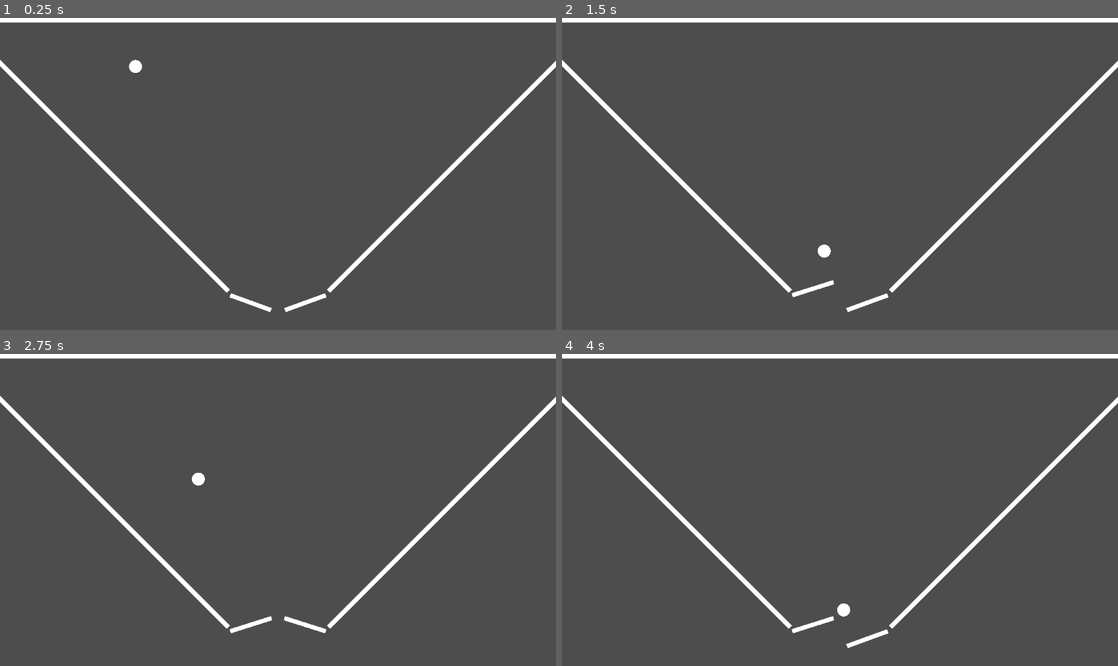
Above: before the commit, frames 1-4 (two rows, left to right).
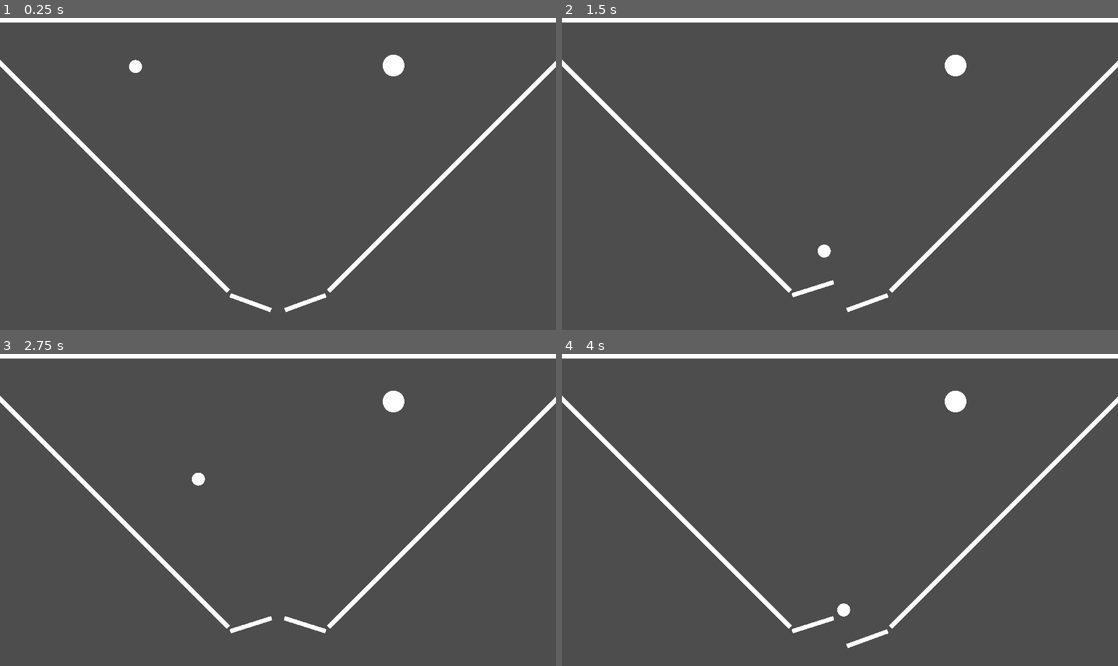
Above: after the commit, the same moments.

Repository: rielvis/SPiG_T4_PhPe
Game: Godot game, scene res://pinball_game/scenes/pinball_game.tscn
Same seed, same stepped clock (60 frames per second), same inputs: the game is played once before the commit and once after it.
Inputs:
- Up to frame 1 (0.25 s): no input
- Up to frame 2 (1.5 s): hold Right (rightArrow) 0.53-1.28 s; hold A (A) 0.53-1.28 s; hold Left (leftArrow) from 1.28 s (still down); tap D (D) at 1.35 s
- Up to frame 3 (2.75 s): release Left (leftArrow) at 2.03 s; hold Right (rightArrow) from 2.03 s (still down); hold A (A) from 2.03 s (still down)
- Up to frame 4 (4 s): release A (A) at 2.78 s; tap D (D) at 2.85 s; release Right (rightArrow) at 3.53 s; hold Left (leftArrow) from 3.53 s (still down); hold A (A) from 3.53 s (still down)

The runs differ from the first frame. In frame 1, 0.2% of the frame differs, in the area x 68-73%, y 11-19%; in frame 2, 0.2%; in frame 3, 0.2%; in frame 4, 0.2%.

Commit message:
Added bumper ball to game

Diff:
--- a/pinball_game/scenes/pinball_game.tscn
+++ b/pinball_game/scenes/pinball_game.tscn
@@ -1,8 +1,9 @@
-[gd_scene load_steps=4 format=3 uid="uid://ogb288xn1pga"]
+[gd_scene load_steps=5 format=3 uid="uid://ogb288xn1pga"]
 
 [ext_resource type="PackedScene" uid="uid://c1gcxj5b4jklj" path="res://pinball_game/scenes/player_flippers.tscn" id="1_t1yek"]
 [ext_resource type="PackedScene" uid="uid://br2fgk0pxh6vm" path="res://pinball_game/scenes/walls.tscn" id="2_2r3y4"]
 [ext_resource type="PackedScene" uid="uid://c88dbrqh7udi3" path="res://physics_tutorial/scenes/ball.tscn" id="3_7ds7p"]
+[ext_resource type="PackedScene" uid="uid://celckm2eqoqkg" path="res://pinball_game/scenes/bumper_ball.tscn" id="4_svrf6"]
 
 [node name="pinballGame" type="Node2D"]
 
@@ -25,3 +26,6 @@
 
 [node name="Ball" parent="." instance=ExtResource("3_7ds7p")]
 position = Vector2(312, 85)
+
+[node name="bumperBall" parent="." instance=ExtResource("4_svrf6")]
+position = Vector2(906, 111)
